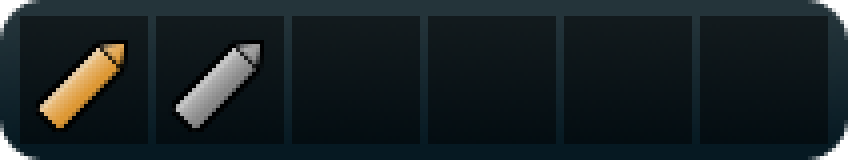
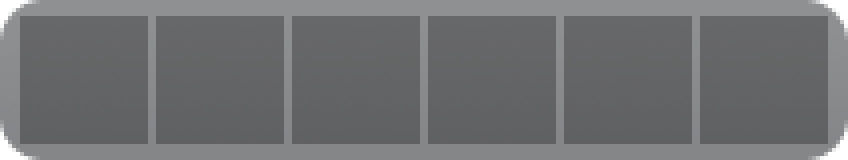
Two versions of the same layered image (848×160). Layer-by-layer changes:
hid "ammoON copy" over [168, 36, 264, 136]
hid "ammoON" over [32, 36, 128, 136]
"squareBG": opacity 100% → 56% over [20, 16, 828, 144]
added layer "bg copy" (50%) above "bg" over [0, 0, 848, 160]
hid "bg" over [0, 0, 848, 160]
